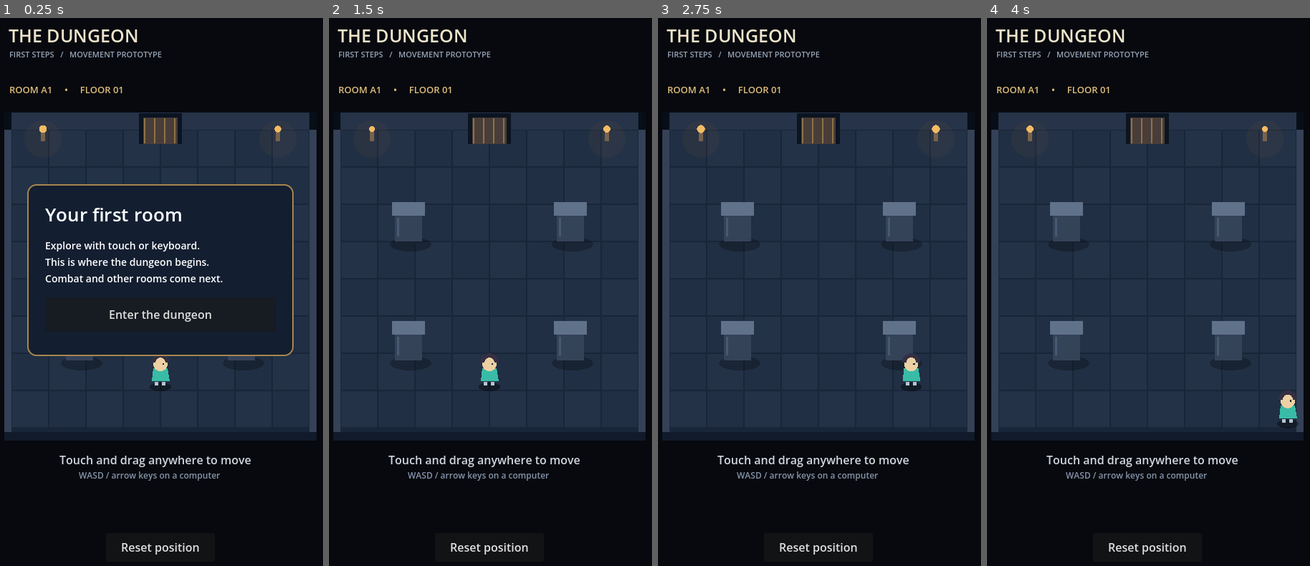
Above: before the commit, frames 1-4 (left to right).
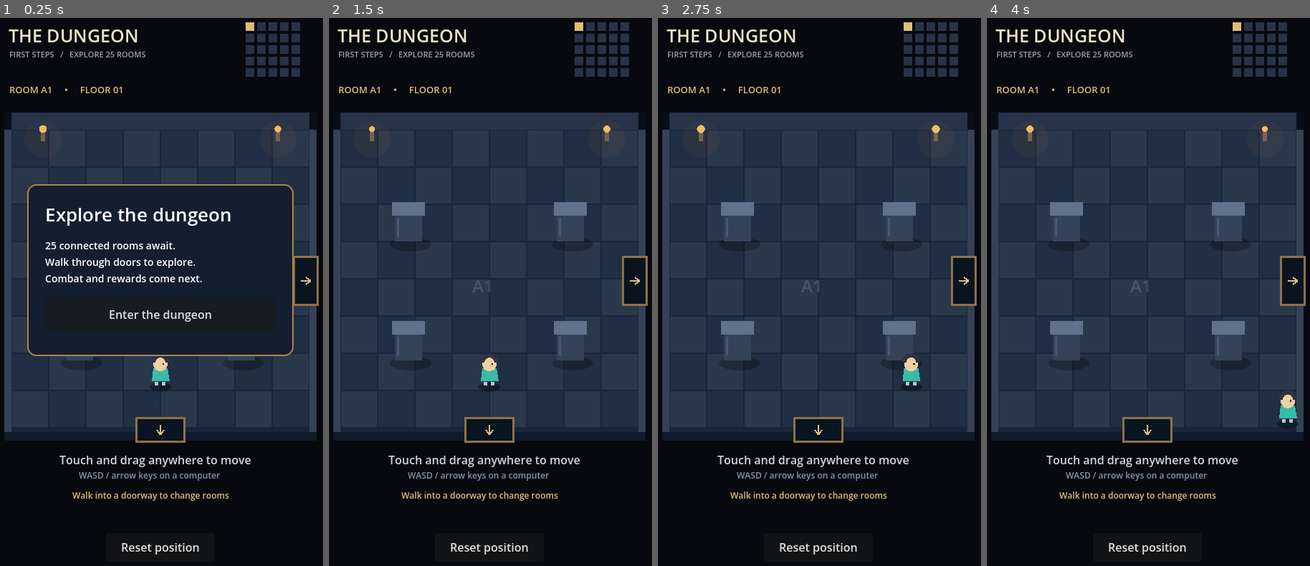
Above: after the commit, the same moments.

Repository: gabrieldragoscalin-hash/novels
Game: Godot game, scene res://scenes/room.tscn
The game is run twice, just before and just after one commit, with the same random seed, the same clock (stepped at 60 frames per second) and the same inputs.
Inputs (mouse positions are in pixels of both pictures, inside the frame that each line leads up to):
- Up to frame 1 (0.25 s): no input
- Up to frame 2 (1.5 s): click "Reset position" at 0.5 s; click "Enter the dungeon" at 1.25 s
- Up to frame 3 (2.75 s): tap Enter at 2 s; move the mouse to (893, 264) at 2.02 s; hold D from 2.03 s (still down); click (893, 264) at 2.17 s
- Up to frame 4 (4 s): release D at 2.75 s; drag from (1077, 319) to (1129, 407) at 2.77 s; move the mouse to (1180, 165) at 3.52 s; hold D from 3.53 s (still down); click (1180, 165) at 3.67 s

The runs differ from the first frame. In frame 1, 5.3% of the frame differs, in the area x 13-99%, y 0-89%; in frame 2, 3.5%; in frame 3, 3.5%; in frame 4, 3.5%.

Commit message:
Connect 25 dungeon rooms with doorway fades and minimap

Diff:
--- /dev/null
+++ b/scripts/dungeon.gd
@@ -0,0 +1,23 @@
+extends RefCounted
+## Room state survives travel; encounters and floor progression come later.
+const SIZE := Vector2i(5, 5)
+var current := Vector2i.ZERO
+var rooms: Dictionary = {}
+
+func _init() -> void:
+	for y in range(SIZE.y):
+		for x in range(SIZE.x):
+			rooms[Vector2i(x, y)] = {"visits": 0}
+	enter(current)
+
+func contains(cell: Vector2i) -> bool:
+	return cell.x >= 0 and cell.y >= 0 and cell.x < SIZE.x and cell.y < SIZE.y
+
+func enter(cell: Vector2i) -> bool:
+	if not contains(cell): return false
+	current = cell
+	rooms[cell]["visits"] += 1
+	return true
+
+func room_name() -> String:
+	return String.chr(65 + current.x) + str(current.y + 1)
--- a/scripts/room.gd
+++ b/scripts/room.gd
@@ -1,9 +1,14 @@
 extends Node2D
-## First playable: one room, no combat or dungeon progression yet.
+## Connected-room prototype; combat and floor progression come later.
+signal transition_finished
+const DungeonState = preload("res://scripts/dungeon.gd")
 const SPEED := 185.0
 const RADIUS := 12.0
 const FLOOR := Rect2(32, 174, 416, 422)
 const PILLARS: Array[Rect2] = [Rect2(108, 290, 38, 40), Rect2(334, 290, 38, 40), Rect2(108, 456, 38, 40), Rect2(334, 456, 38, 40)]
+var dungeon = DungeonState.new()
+var transitioning := false
+var fade: ColorRect
 var player := Vector2(240, 530)
 var active := false
 var pointer := -1
@@ -20,6 +25,7 @@
 
 func _ready() -> void:
 	_build_ui()
+	_update_room_label()
 	get_viewport().focus_exited.connect(_release_stick)
 	queue_redraw()
 
@@ -31,10 +37,11 @@
 	root.mouse_filter = Control.MOUSE_FILTER_IGNORE
 	ui.add_child(root)
 	_label(root, "THE DUNGEON", Vector2(28, 25), 25, Color("eee5cc"))
-	_label(root, "FIRST STEPS   /   MOVEMENT PROTOTYPE", Vector2(29, 61), 11, Color("96a3b6"))
+	_label(root, "FIRST STEPS   /   EXPLORE 25 ROOMS", Vector2(29, 61), 11, Color("96a3b6"))
 	status_label = _label(root, "ROOM A1     •     FLOOR 01", Vector2(29, 109), 13, Color("dfbd78"))
 	_label(root, "Touch and drag anywhere to move", Vector2(99, 623), 16, Color("d2d7df"))
 	_label(root, "WASD / arrow keys on a computer", Vector2(126, 648), 12, Color("8594aa"))
+	_label(root, "Walk into a doorway to change rooms", Vector2(117, 676), 12, Color("dfbd78"))
 	var reset := Button.new()
 	reset.text = "Reset position"
 	reset.position = Vector2(164, 737)
@@ -59,11 +66,11 @@
 	box.add_theme_constant_override("separation", 16)
 	start_panel.add_child(box)
 	var title := Label.new()
-	title.text = "Your first room"
+	title.text = "Explore the dungeon"
 	title.add_theme_font_size_override("font_size", 26)
 	box.add_child(title)
 	var text := Label.new()
-	text.text = "Explore with touch or keyboard.\nThis is where the dungeon begins.\nCombat and other rooms come next."
+	text.text = "25 connected rooms await.\nWalk through doors to explore.\nCombat and rewards come next."
 	text.add_theme_font_size_override("font_size", 14)
 	box.add_child(text)
 	var start := Button.new()
@@ -72,6 +79,14 @@
 	start.pressed.connect(start_game)
 	box.add_child(start)
 	root.add_child(start_panel)
+	var overlay := CanvasLayer.new()
+	overlay.layer = 10
+	add_child(overlay)
+	fade = ColorRect.new()
+	fade.set_anchors_and_offsets_preset(Control.PRESET_FULL_RECT)
+	fade.color = Color(0.025, 0.035, 0.055, 0)
+	fade.mouse_filter = Control.MOUSE_FILTER_IGNORE
+	overlay.add_child(fade)
 
 func _label(parent: Node, text: String, pos: Vector2, size: int, color: Color) -> Label:
 	var label := Label.new()
@@ -88,6 +103,7 @@
 	start_panel.hide()
 
 func reset_player() -> void:
+	if transitioning: return
 	player = Vector2(240, 530)
 	distance_walked = 0.0
 	_release_stick()
@@ -106,7 +122,7 @@
 	if not active:
 		return
 	if event is InputEventScreenTouch:
-		if event.pressed and pointer == -1 and not pointer_mouse and _is_control_area(event.position):
+		if event.pressed and not transitioning and pointer == -1 and not pointer_mouse and _is_control_area(event.position):
 			pointer = event.index
 			stick_origin = event.position
 			stick_position = event.position
@@ -115,7 +131,7 @@
 	elif event is InputEventScreenDrag and event.index == pointer:
 		stick_position = event.position
 	elif event is InputEventMouseButton and event.button_index == MOUSE_BUTTON_LEFT:
-		if event.pressed and pointer == -1 and not pointer_mouse and _is_control_area(event.position):
+		if event.pressed and not transitioning and pointer == -1 and not pointer_mouse and _is_control_area(event.position):
 			pointer_mouse = true
 			stick_origin = event.position
 			stick_position = event.position
@@ -133,7 +149,7 @@
 
 func _physics_process(delta: float) -> void:
 	clock += delta
-	if active:
+	if active and not transitioning:
 		var direction := Vector2.ZERO
 		if Input.is_physical_key_pressed(KEY_A) or Input.is_physical_key_pressed(KEY_LEFT): direction.x -= 1
 		if Input.is_physical_key_pressed(KEY_D) or Input.is_physical_key_pressed(KEY_RIGHT): direction.x += 1
@@ -146,6 +162,7 @@
 	queue_redraw()
 
 func move_player(motion: Vector2) -> void:
+	if transitioning: return
 	var old := player
 	# Substeps prevent tunnelling through pillars during frame stalls.
 	var steps := maxi(1, int(ceil(motion.length() / 5.0)))
@@ -157,6 +174,41 @@
 		if not _blocked(next): player.y = next.y
 	distance_walked += player.distance_to(old)
 	if absf(motion.x) > 0.01: facing = signf(motion.x)
+	_check_door(motion)
+
+func _check_door(motion: Vector2) -> void:
+	if not active: return
+	var direction := Vector2i.ZERO
+	if absf(player.x - 240) <= 28:
+		if player.y <= 186.1 and motion.y < 0: direction = Vector2i.UP
+		elif player.y >= 583.9 and motion.y > 0: direction = Vector2i.DOWN
+	if absf(player.y - 385) <= 28:
+		if player.x <= 44.1 and motion.x < 0: direction = Vector2i.LEFT
+		elif player.x >= 435.9 and motion.x > 0: direction = Vector2i.RIGHT
+	if direction != Vector2i.ZERO and dungeon.contains(dungeon.current + direction):
+		_transition_to(direction)
+
+func _transition_to(direction: Vector2i) -> void:
+	if transitioning or not dungeon.contains(dungeon.current + direction): return
+	transitioning = true
+	var tween := create_tween()
+	tween.tween_property(fade, "color:a", 1.0, 0.12)
+	tween.tween_callback(func():
+		dungeon.enter(dungeon.current + direction)
+		if direction == Vector2i.RIGHT: player = Vector2(72, 385)
+		elif direction == Vector2i.LEFT: player = Vector2(408, 385)
+		elif direction == Vector2i.DOWN: player = Vector2(240, 214)
+		else: player = Vector2(240, 556)
+		_update_room_label()
+	)
+	tween.tween_property(fade, "color:a", 0.0, 0.12)
+	tween.tween_callback(func():
+		transitioning = false
+		transition_finished.emit()
+	)
+
+func _update_room_label() -> void:
+	status_label.text = "ROOM %s     •     FLOOR 01" % dungeon.room_name()
 
 func _blocked(pos: Vector2) -> bool:
 	for pillar in PILLARS:
@@ -171,15 +223,19 @@
 	for y in range(8):
 		for x in range(8):
 			var tile := Rect2(33 + x * 52, 175 + y * 52, 50, 50)
-			var color := Color("202f43") if (x + y) % 2 == 0 else Color("233247")
+			var palette: Array[Color] = [Color("202f43"), Color("253a40"), Color("343047"), Color("3b3434"), Color("303b36")]
+			var color := palette[(dungeon.current.x + dungeon.current.y) % palette.size()]
+			if (x + y) % 2 != 0: color = color.lightened(0.045)
 			draw_rect(tile, color)
 	draw_rect(Rect2(22, 174, 10, 434), Color("344157"))
 	draw_rect(Rect2(448, 174, 10, 434), Color("344157"))
 	draw_rect(Rect2(22, 596, 436, 12), Color("101a2a"))
-	# Sealed decorative doorway: room transitions are not implemented yet.
-	draw_rect(Rect2(210, 151, 60, 43), Color("0c1421"))
-	draw_rect(Rect2(216, 157, 48, 37), Color("483d38"))
-	for x in [218, 232, 246, 260]: draw_line(Vector2(x, 158), Vector2(x, 193), Color("8e7247"), 2)
+	# Only draw open passages where another grid room exists.
+	for direction in [Vector2i.UP, Vector2i.DOWN, Vector2i.LEFT, Vector2i.RIGHT]:
+		if dungeon.contains(dungeon.current + direction):
+			_draw_door(direction)
+	_draw_minimap()
+	draw_string(font, Vector2(216, 401), dungeon.room_name(), HORIZONTAL_ALIGNMENT_LEFT, -1, 24, Color(0.8, 0.85, 0.9, 0.18))
 	for x in [76, 404]:
 		draw_circle(Vector2(x, 187), 26, Color(0.95, 0.55, 0.2, 0.045))
 		draw_rect(Rect2(x - 3, 175, 6, 15), Color("78634d"))
@@ -216,3 +272,27 @@
 	draw_circle(player + Vector2(0, -29), 10, Color("edd0a3"))
 	draw_arc(player + Vector2(0, -31), 10, PI, TAU, 12, Color("343043"), 6)
 	draw_circle(player + Vector2(facing * 4, -29), 1.4, Color("172131"))
+
+func _draw_door(direction: Vector2i) -> void:
+	var door: Rect2
+	if direction == Vector2i.UP: door = Rect2(208, 149, 64, 45)
+	elif direction == Vector2i.DOWN: door = Rect2(208, 578, 64, 30)
+	elif direction == Vector2i.LEFT: door = Rect2(22, 353, 30, 64)
+	else: door = Rect2(428, 353, 30, 64)
+	draw_rect(door.grow(3), Color("8e7247"))
+	draw_rect(door, Color("0a1420"))
+	var center := door.get_center()
+	var arrow := Vector2(direction)
+	var side := Vector2(-arrow.y, arrow.x)
+	draw_line(center - arrow * 7, center + arrow * 7, Color("dfbd78"), 2)
+	draw_line(center + arrow * 7, center + side * 5, Color("dfbd78"), 2)
+	draw_line(center + arrow * 7, center - side * 5, Color("dfbd78"), 2)
+
+func _draw_minimap() -> void:
+	for y in range(5):
+		for x in range(5):
+			var cell := Vector2i(x, y)
+			var color := Color("263348")
+			if dungeon.rooms[cell]["visits"] > 0: color = Color("527b80")
+			if cell == dungeon.current: color = Color("dfbd78")
+			draw_rect(Rect2(359 + x * 16, 24 + y * 16, 12, 12), color)
--- a/tests/smoke.gd
+++ b/tests/smoke.gd
@@ -14,7 +14,7 @@
 	room.player = Vector2(90, 310)
 	room.move_player(Vector2(100, 0))
 	assert(room.player.x <= 96, "Pillars must block the player")
-	room.player = Vector2(240, 530)
+	room.player = Vector2(65, 530)
 	room.move_player(Vector2(0, 1000))
 	assert(room.player.y <= 584, "Player must stay within room walls")
 	var touch := InputEventScreenTouch.new()
@@ -48,6 +48,39 @@
 	assert(room.pointer == -1, "Losing focus must release movement")
 	room.reset_player()
 	assert(room.player == Vector2(240, 530))
+	# Traverse every room in a snake, then return through the same doors.
+	var route: Array[Vector2i] = []
+	for y in range(5):
+		for x in range(4): route.append(Vector2i.RIGHT if y % 2 == 0 else Vector2i.LEFT)
+		if y < 4: route.append(Vector2i.DOWN)
+	for direction in route:
+		await cross_door(room, direction)
+	assert(room.dungeon.current == Vector2i(4, 4))
+	for state in room.dungeon.rooms.values(): assert(state["visits"] > 0, "All 25 rooms must be reachable")
+	route.reverse()
+	for direction in route:
+		await cross_door(room, -direction)
+	assert(room.dungeon.current == Vector2i.ZERO)
+	assert(room.dungeon.rooms[Vector2i.ZERO]["visits"] == 2, "Visits must survive room changes")
+	room.player = Vector2(240, 186)
+	room.move_player(Vector2(0, -10))
+	assert(not room.transitioning and room.dungeon.current == Vector2i.ZERO, "Outer wall cannot leave grid")
+	print("PASS: 25 rooms, bidirectional doors, transitions, outer boundaries, persistent visits")
 	print("PASS: start gate, movement, pillar collision, bounds, touch ownership, release, focus loss, reset")
 	room.queue_free()
 	quit(0)
+
+func cross_door(room: Node, direction: Vector2i) -> void:
+	var previous: Vector2i = room.dungeon.current
+	if direction == Vector2i.RIGHT: room.player = Vector2(436, 385)
+	elif direction == Vector2i.LEFT: room.player = Vector2(44, 385)
+	elif direction == Vector2i.DOWN: room.player = Vector2(240, 584)
+	else: room.player = Vector2(240, 186)
+	room.move_player(Vector2(direction) * 2)
+	assert(room.transitioning, "Walking into an open door starts a transition")
+	room.move_player(Vector2(direction) * 1000)
+	assert(room.dungeon.current == previous, "Movement must pause during fade-out")
+	await room.transition_finished
+	assert(room.dungeon.current == previous + direction)
+	assert(not room._blocked(room.player), "Entrance must not intersect a pillar")
+	assert(room.FLOOR.grow(-room.RADIUS).has_point(room.player))
Not shown, added: scripts/dungeon.gd.uid
